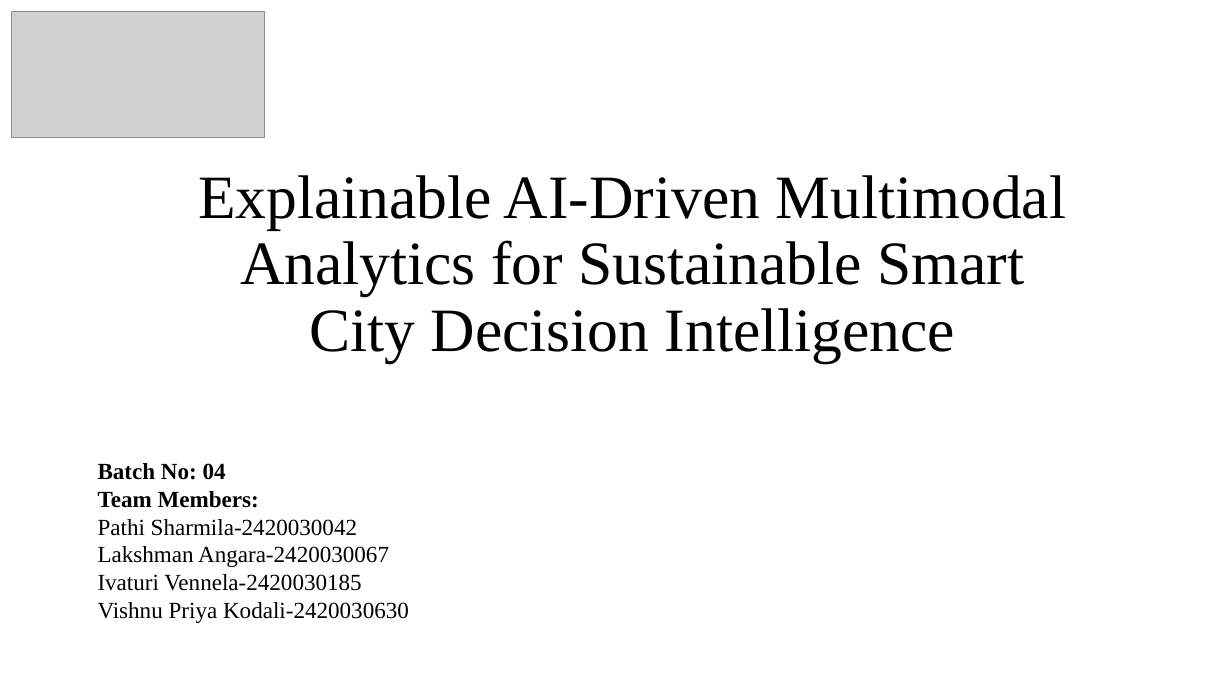
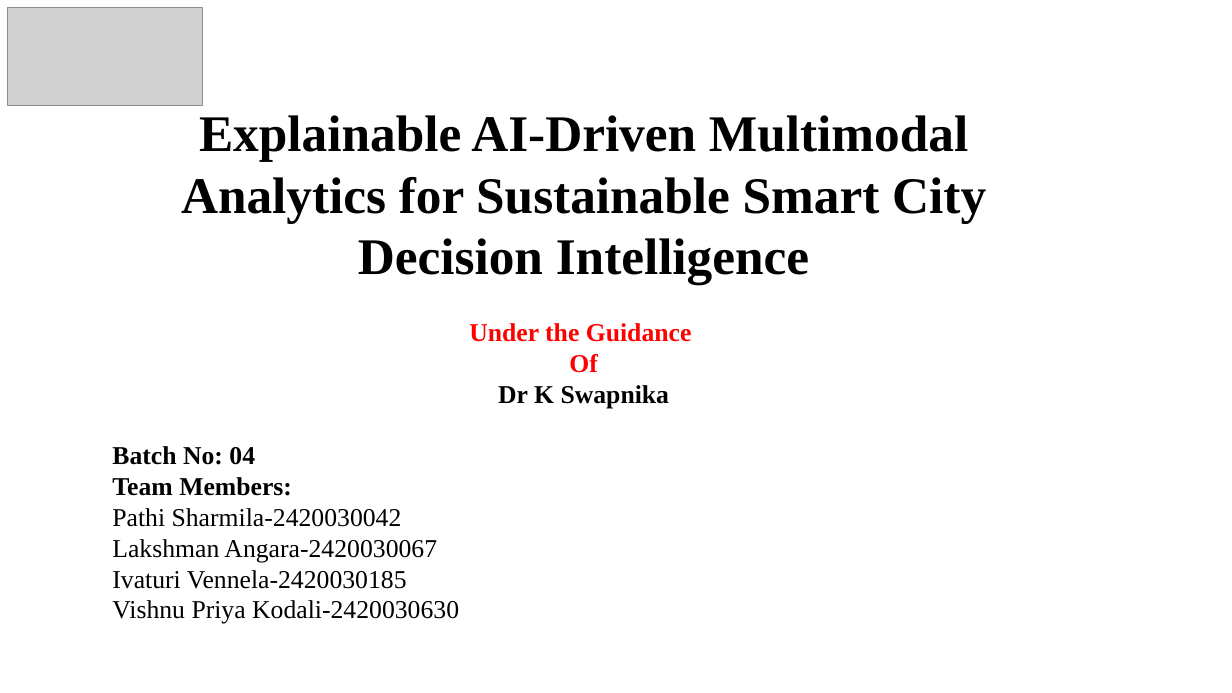
Before and after one commit to sharmi-pathi/KLH-CSE-2026-27-2420030042-Explainable-Data-Analytics-for-Sustainable-Smart-City-Applications, a slide deck: slide 1 of docs/Batch 4-DAV Project PPT.pptx. Drawn at 1232x693 pixels with LibreOffice and Linux fonts; fonts in the diff are those of the drawing; grey boxes stand for pictures. Boxes give left, top, right and bottom in pixels: in the first picture for what was removed or moved away, otherwise in the second. Text is boxed around its words. In the diff, an @@ line names an element or a change of style, - is before the commit and + after.

```diff
--- a/docs/Batch 4-DAV Project PPT.pptx
+++ b/docs/Batch 4-DAV Project PPT.pptx
@@ picture: place and size @@
-picture at <box>12,11,264,138</box>
+picture at <box>8,7,203,105</box>
@@ text "Explainable AI-Driven Multimodal Analytics for ...": place and size @@
-text "Explainable AI-Driven Multimodal Analytics for ..." at <box>98,463,409,623</box>
+text "Explainable AI-Driven Multimodal Analytics for ..." at <box>112,115,986,624</box>
@@ text at <box>181,115,986,408</box>: paragraphs added @@
+Explainable AI-Driven Multimodal Analytics for Sustainable Smart City Decision Intelligence
+Under the Guidance
+Of
+Dr K Swapnika
@@ subtitle removed at <box>198,175,1067,362</box> @@
-Explainable AI-Driven Multimodal Analytics for Sustainable Smart City Decision Intelligence
@@ text at <box>112,446,459,624</box>: size 18 to 20 pt in "Batch No: 04", "Team Members: Pathi Sharmila-2420030042", "Lakshman Angara-2420030067 Ivaturi Vennela-2420030185 Vishnu ..." @@
```
Also in this commit, not shown: 4 other slides changed, 18 slides added.
